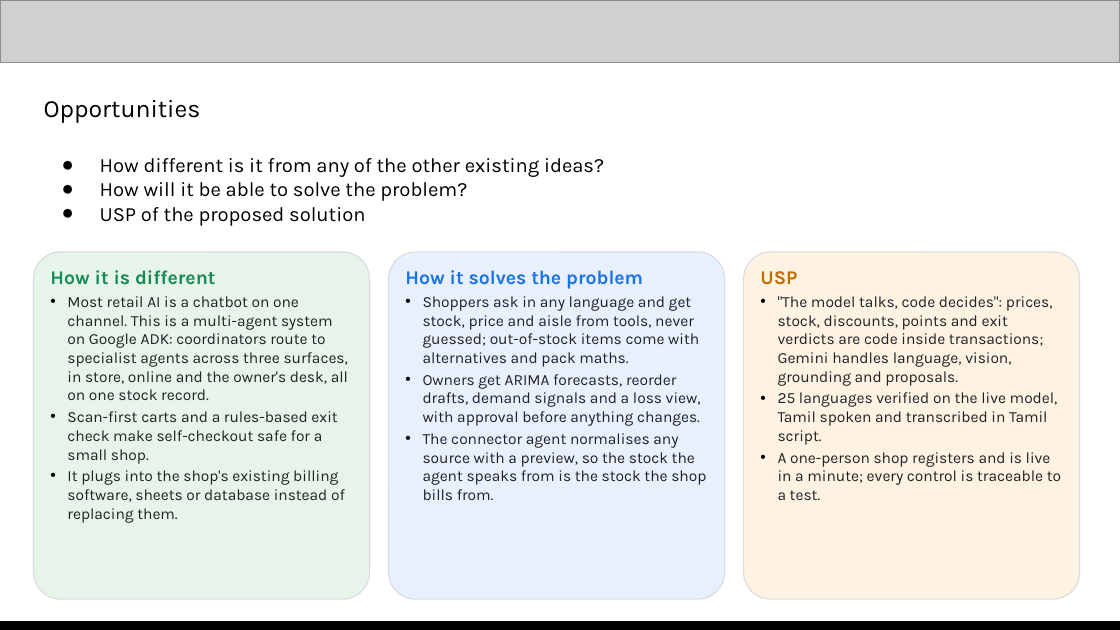
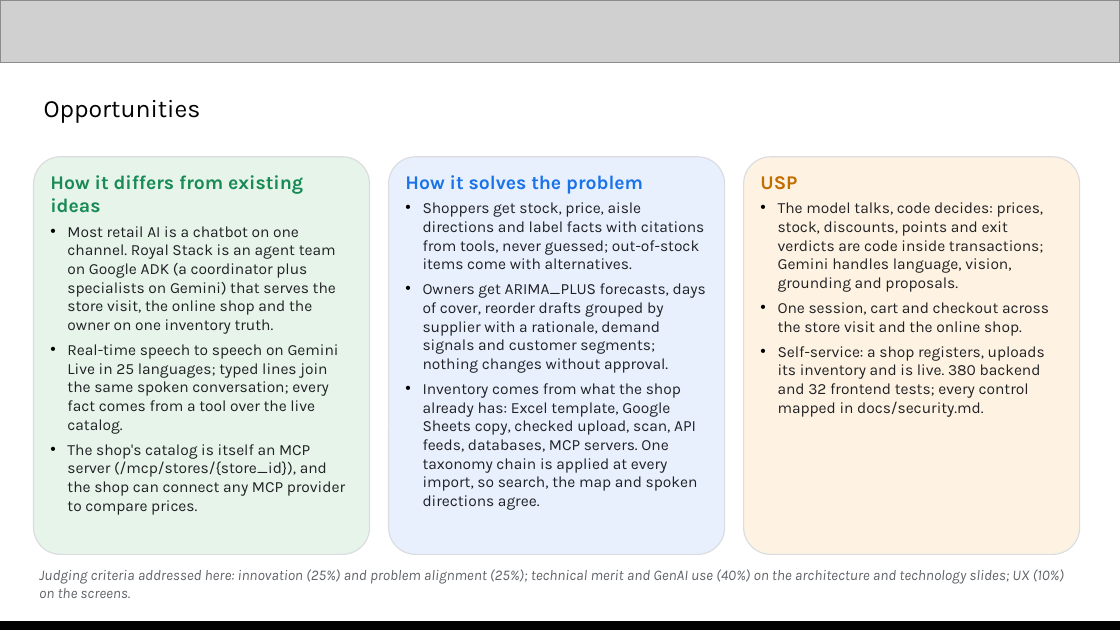
Before and after one commit to DSsathish/royalstack_aibuilderhackathon, a slide deck: slide 3 of Royal Stack | AI Builder Cup submission.pptx. Drawn at 1120x630 pixels with LibreOffice and Linux fonts; fonts in the diff are those of the drawing; grey boxes stand for pictures. Boxes give left, top, right and bottom in pixels: in the first picture for what was removed or moved away, otherwise in the second. Text is boxed around its words. In the diff, an @@ line names an element or a change of style, - is before the commit and + after.

```diff
--- a/Royal Stack | AI Builder Cup submission.pptx
+++ b/Royal Stack | AI Builder Cup submission.pptx
@@ rounded rectangle "How it differs from existing ...": place and size @@
-rounded rectangle "How it differs from existing ..." at box(34, 252, 370, 599)
+rounded rectangle "How it differs from existing ..." at box(34, 157, 370, 554)
@@ text in rounded rectangle at box(50, 175, 345, 515): text changed @@
-How it is different
-• Most retail AI is a chatbot on one channel. This is a multi-agent system on Google ADK: coordinators route to specialist agents across three surfaces, in store, online and the owner's desk, all on one stock record.
-• Scan-first carts and a rules-based exit check make self-checkout safe for a small shop.
-• It plugs into the shop's existing billing software, sheets or database instead of replacing them.
+How it differs from existing ideas
+• Most retail AI is a chatbot on one channel. Royal Stack is an agent team on Google ADK (a coordinator plus specialists on Gemini) that serves the store visit, the online shop and the owner on one inventory truth.
+• Real-time speech to speech on Gemini Live in 25 languages; typed lines join the same spoken conversation; every fact comes from a tool over the live catalog.
+• The shop's catalog is itself an MCP server (/mcp/stores/{store_id}), and the shop can connect any MCP provider to compare prices.
@@ text at box(100, 158, 604, 226): paragraphs removed @@
-● How different is it from any of the other existing ideas?
-● How will it be able to solve the problem?
-● USP of the proposed solution
@@ rounded rectangle "How it solves the problem": place and size @@
-rounded rectangle "How it solves the problem" at box(389, 252, 725, 599)
+rounded rectangle "How it solves the problem" at box(389, 157, 725, 554)
@@ text in rounded rectangle at box(405, 175, 643, 194): more space between paragraphs @@
@@ rounded rectangle "USP": place and size @@
-rounded rectangle "USP" at box(744, 252, 1080, 599)
+rounded rectangle "USP" at box(744, 157, 1080, 554)
@@ text in rounded rectangle at box(760, 176, 797, 190): more space between paragraphs @@
@@ text in rounded rectangle at box(423, 202, 706, 510): text changed @@
-• Shoppers ask in any language and get stock, price and aisle from tools, never guessed; out-of-stock items come with alternatives and pack maths.
-• Owners get ARIMA forecasts, reorder drafts, demand signals and a loss view, with approval before anything changes.
-• The connector agent normalises any source with a preview, so the stock the agent speaks from is the stock the shop bills from.
+• Shoppers get stock, price, aisle directions and label facts with citations from tools, never guessed; out-of-stock items come with alternatives.
+• Owners get ARIMA_PLUS forecasts, days of cover, reorder drafts grouped by supplier with a rationale, demand signals and customer segments; nothing changes without approval.
+• Inventory comes from what the shop already has: Excel template, Google Sheets copy, checked upload, scan, API feeds, databases, MCP servers. One taxonomy chain is applied at every import, so search, the map and spoken directions agree.
@@ text in rounded rectangle at box(778, 202, 1049, 417): text changed @@
-• "The model talks, code decides": prices, stock, discounts, points and exit verdicts are code inside transactions; Gemini handles language, vision, grounding and proposals.
-• 25 languages verified on the live model, Tamil spoken and transcribed in Tamil script.
-• A one-person shop registers and is live in a minute; every control is traceable to a test.
+• The model talks, code decides: prices, stock, discounts, points and exit verdicts are code inside transactions; Gemini handles language, vision, grounding and proposals.
+• One session, cart and checkout across the store visit and the online shop.
+• Self-service: a shop registers, uploads its inventory and is live. 380 backend and 32 frontend tests; every control mapped in docs/security.md.
@@ text added at box(39, 569, 1064, 598), 9.5 pt, text #5F6368, italic @@
+Judging criteria addressed here: innovation (25%) and problem alignment (25%); technical merit and GenAI use (40%) on the architecture and technology slides; UX (10%) on the screens.
```
Also in this commit, not shown: 13 other slides changed, 3 other files.
